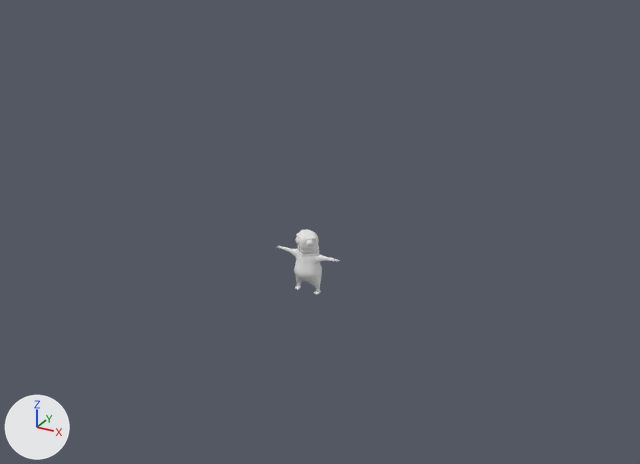
What one commit did to the Blender file MegaCourse/006OrthographicRefs/007_FinishModel .blend.
The view is the same before and after, from a 50 mm camera at (25.6, -45.0, 26.8) aimed at (0.0, 1.6, 3.5). Every picture has the same lights, and +X, +Y and +Z are marked at lower left. The first picture is the older version.
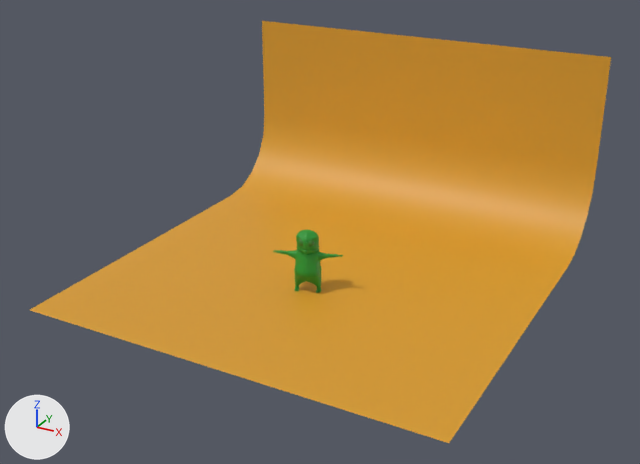
What differs and where, as boxes [x1, y1, x2, y2] in the pictures (640 x 464 px):
'Plane', added (orange): after [30, 21, 611, 443]
'Cube', recoloured, turned (white to green): before [278, 230, 339, 295]; after [273, 230, 343, 293]
'Sphere', recoloured: [296, 237, 314, 247] in both

The change, as a diff of the scene's bpy script:
```diff
--- a/MegaCourse/006OrthographicRefs/007_FinishModel .blend.py
+++ b/MegaCourse/006OrthographicRefs/007_FinishModel .blend.py
@@ mat_material_001 @@
+mat_material_001 = principled_material('Material.001')
+mat_material_001.base_color = (0.0172, 0.293, 0.0258)  # green #23932d
@@ mat_material @@
+mat_material = principled_material('Material')
+mat_material.base_color = (0.694, 0.336, 0.0236)  # orange #d99d2a
@@ me_cube @@
 me_cube.from_pydata(...)  # 643 vertices, 616 faces; spans x 0.0..2.77, y -1.11..0.99, z -1.84..3.46
+me_cube.materials.append(mat_material_001)  # green #23932d
@@ me_plane @@
+me_plane.from_pydata([(-1.0, -1.0, 0.0), (1.0, -1.0, 0.0), (-1.0, 1.0, 0.96), (1.0, 1.0, 0.96), (-1.0, 0.61, 0.0), (-1.0, 1.0, 0.39), (-1.0, 0.73, 0.02), (-1.0, 0.84, 0.07), (-1.0, 0.93, 0.16), (-1.0, 0.98, 0.27), (1.0, 1.0, 0.39), (1.0, 0.61, 0.0), (1.0, 0.98, 0.27), (1.0, 0.93, 0.16), (1.0, 0.84, 0.07), (1.0, 0.73, 0.02)], [], [(10, 5, 9, 12), (12, 9, 8, 13), (13, 8, 7, 14), (14, 7, 6, 15), (15, 6, 4, 11), (0, 1, 11, 4), (5, 10, 3, 2)])
+me_plane.polygons.foreach_set('use_smooth', [True] * 7)
+me_plane.materials.append(mat_material)  # orange #d99d2a
@@ ob_cube @@
 ob_cube.location = (0.0, 0.0, 1.49)
+ob_cube.rotation_euler = (0.0, 0.0, 0.341)  # degrees (0, 0, 20)
 ob_cube.scale = (0.821, 0.821, 0.821)
@@ ob_plane @@
+ob_plane = bpy.data.objects.new('Plane', me_plane)
+ob_plane.location = (0.0, 3.25, 0.0)
+ob_plane.scale = (14.0, 14.0, 14.0)
```
